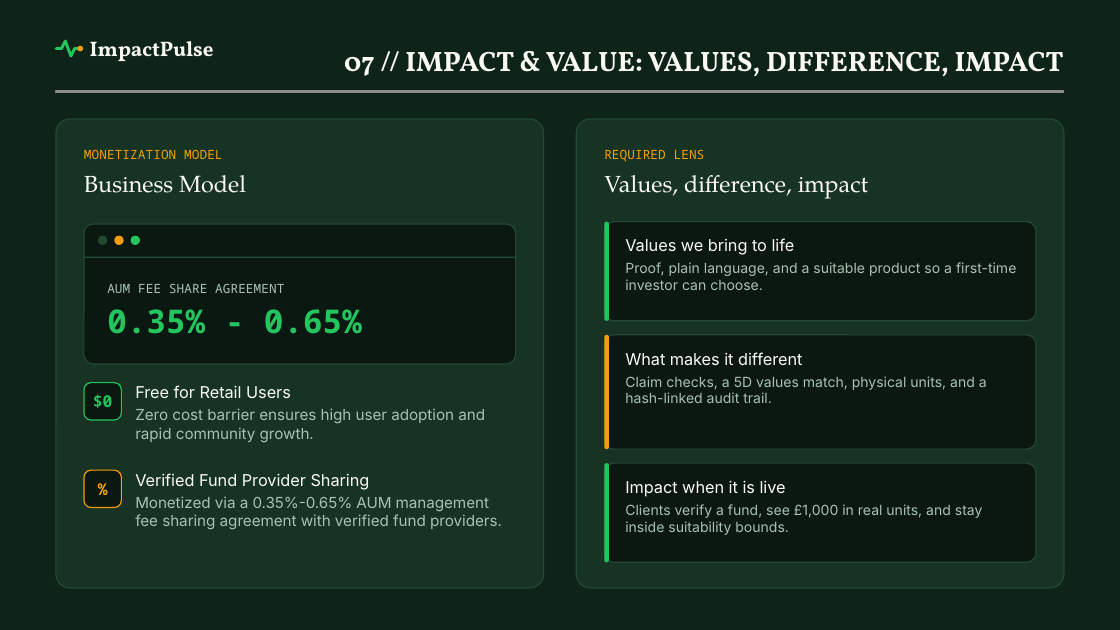
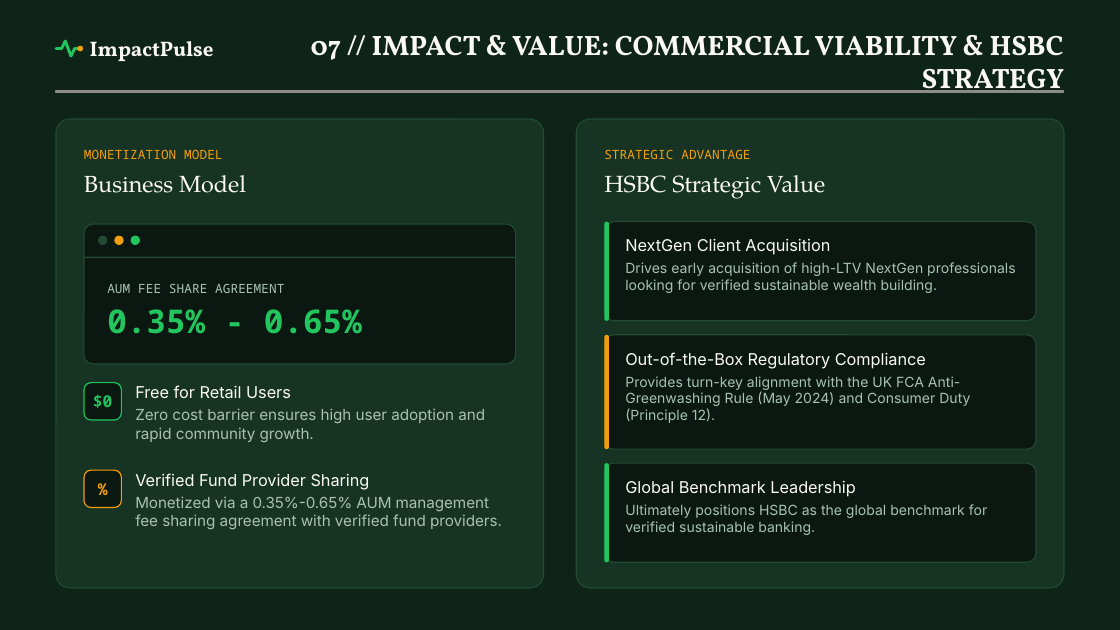
Before and after one commit to Siva-Subramaniam-DS/TCS-Project, a slide deck: slide 10 of ImpactPulse_TCS_Submission_12Slides.pptx. Drawn at 1120x630 pixels with LibreOffice and Linux fonts; fonts in the diff are those of the drawing; grey boxes stand for pictures; background and template pictures are left out. Boxes give left, top, right and bottom in pixels: in the first picture for what was removed or moved away, otherwise in the second. Text is boxed around its words. In the diff, an @@ line names an element or a change of style, - is before the commit and + after.

```diff
--- a/ImpactPulse_TCS_Submission_12Slides.pptx
+++ b/ImpactPulse_TCS_Submission_12Slides.pptx
@@ text at (311,36,1064,93): text changed @@
-07 // IMPACT & VALUE: VALUES, DIFFERENCE, IMPACT
+07 // IMPACT & VALUE: COMMERCIAL VIABILITY & HSBC STRATEGY
@@ text at (604,149,825,199): text changed; size 15 to 8.2 pt; font TeX Gyre Pagella to Noto Sans Mono; text colour #FBF9F4 to #F59E0B @@
-REQUIRED LENS
-Values, difference, impact
+STRATEGIC ADVANTAGE
+HSBC Strategic Value
@@ text at (625,239,1015,293): text changed @@
-Values we bring to life
-Proof, plain language, and a suitable product so a first-time investor can choose.
+NextGen Client Acquisition
+Drives early acquisition of high-LTV NextGen professionals looking for verified sustainable wealth building.
@@ text at (625,352,970,423): text changed @@
-What makes it different
-Claim checks, a 5D values match, physical units, and a hash-linked audit trail.
+Out-of-the-Box Regulatory Compliance
+Provides turn-key alignment with the UK FCA Anti-Greenwashing Rule (May 2024) and Consumer Duty (Principle 12).
@@ text at (625,481,987,535): text changed @@
-Impact when it is live
-Clients verify a fund, see £1,000 in real units, and stay inside suitability bounds.
+Global Benchmark Leadership
+Ultimately positions HSBC as the global benchmark for verified sustainable banking.
```
Also in this commit, not shown: 11 other slides changed, 17 other files.
